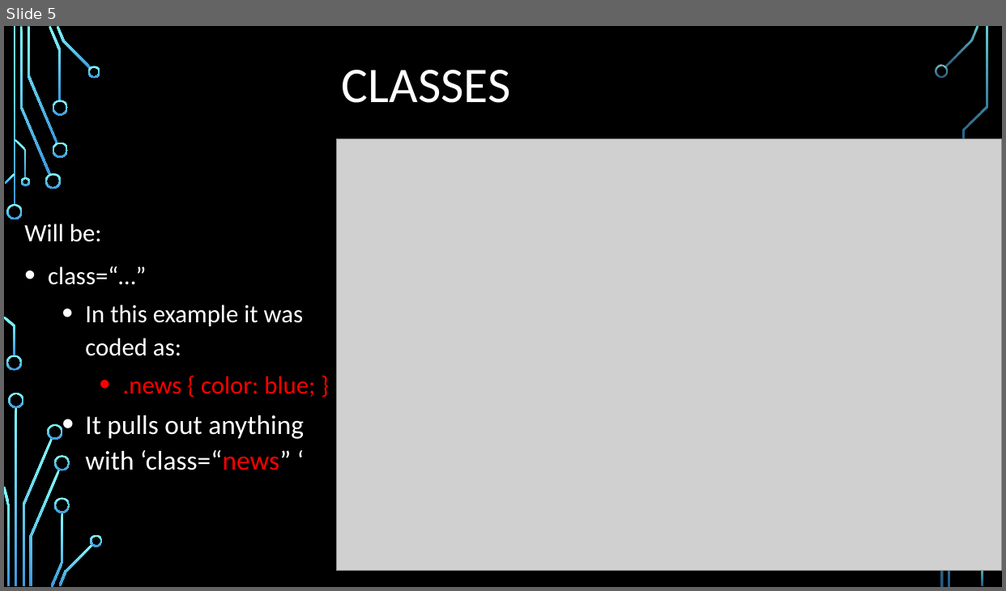
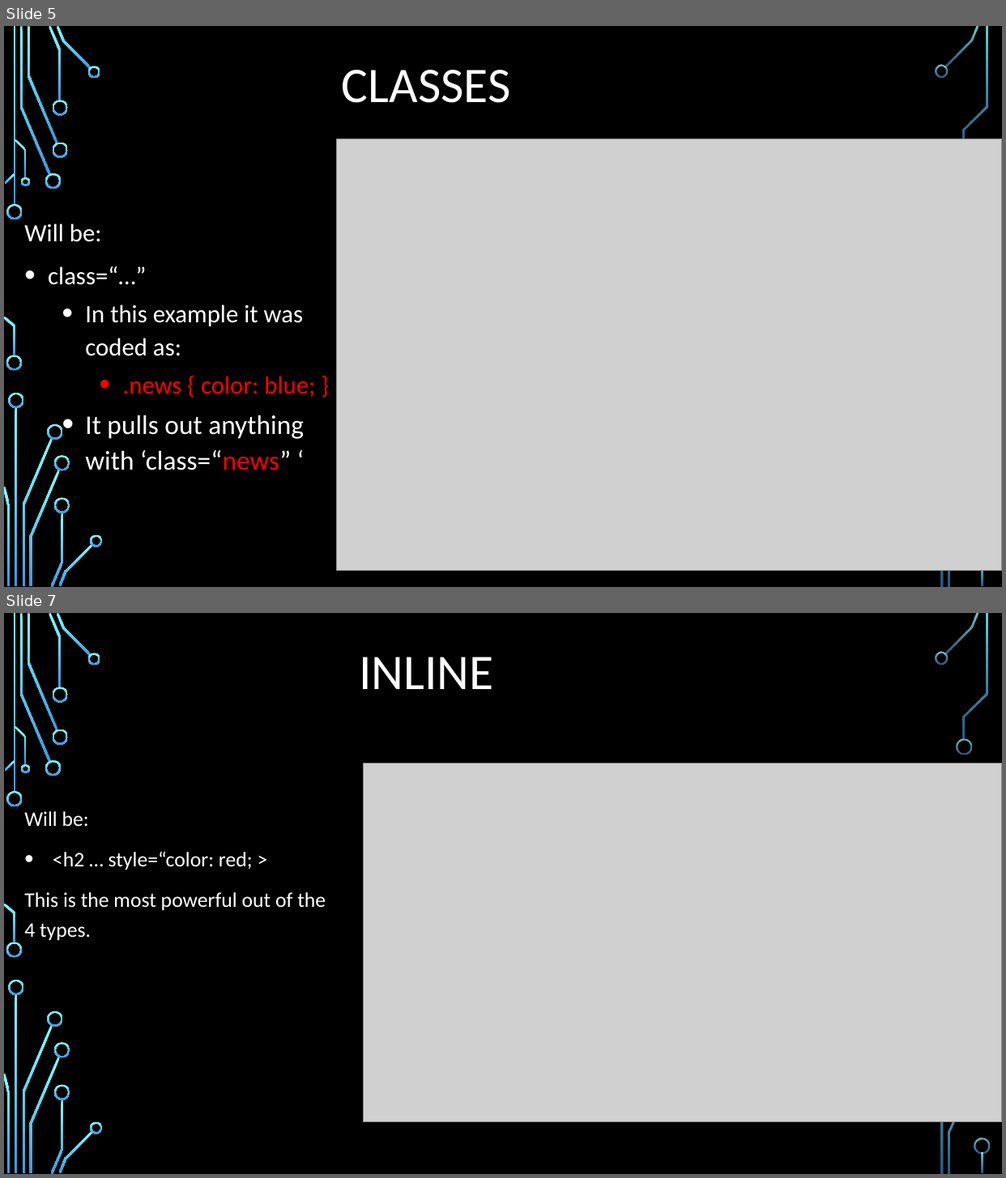
Before and after one commit to mkshoaf/mkshoaf.github.io, a slide deck: presentation/CSS Specificity.pptx. Shown one above the other, each under a label of ours: slide 5 before the commit, slides 5 and 7 after it; the slides between them are not shown. The pictures are 1006x591 and 1006x1178 pixels, drawn with LibreOffice and Linux fonts; fonts in the diff are those of the drawing; grey boxes stand for pictures; background and template pictures are left out. Boxes give left, top, right and bottom in pixels: in the first picture for what was removed or moved away, otherwise in the second. Text is boxed around its words. In the diff, an @@ line names an element or a change of style, - is before the commit and + after.

```diff
--- a/presentation/CSS Specificity.pptx
+++ b/presentation/CSS Specificity.pptx
@@ slide 7 added at [4,613,1002,1174], background picture (left out); not listed: 32 template elements that a slide beside it also shows @@
@@ title added at [359,657,493,689], 48 pt, text #FFFFFF @@
+INLINE
@@ freeform shape added at [957,739,972,755], fill gradient #82FFFF to #3D97DE @@
@@ picture added at [364,763,1002,1122] @@
@@ text added at [24,811,326,940], 20 pt, text #FFFFFF @@
+Will be:
+• <h2 … style=“color: red; >
+This is the most powerful out of the 4 types.
@@ freeform shape added at [974,1139,990,1154], fill gradient #82FFFF to #3D97DE @@
```
Also in this commit, not shown: 1 slide changed, 3 other slides added.
